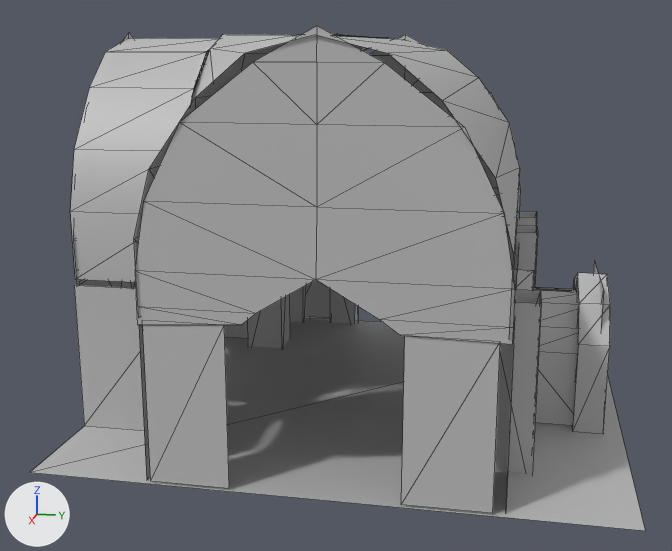
The FBX model RogueLike/Assets/Environment/Rooms/Hallways/Collisions/C_Hallway_TSection_1.fbx as it was, and as the next commit left it.
Both versions are drawn from a 50 mm lens placed at (21.93, 3.54, 8.42), pointed at (0.18, -0.81, 2.98). Lighting does not change. The marker at lower left points along +X, +Y and +Z. Mesh edges are drawn as thin lines. Where no turn or scale is listed for an object, it has been applied to the vertices.

Names of what the first picture shows: 'C_Hallway_TSection_1'.
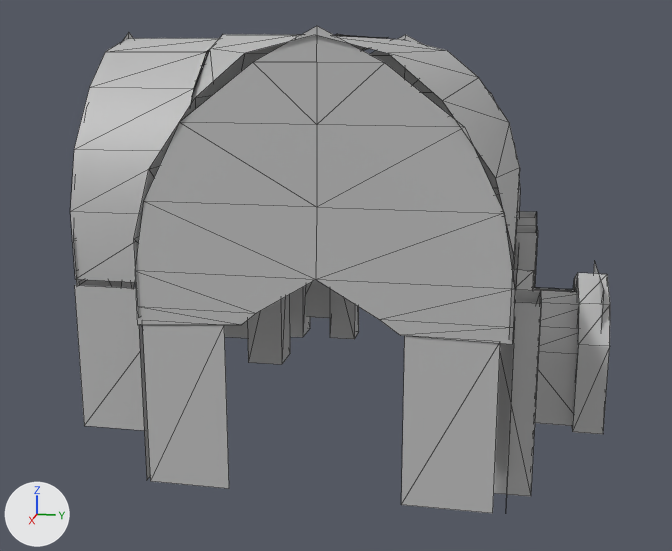
Boxes (x1, y1, x2, y2) around the edits, measured in the pictures (672 x 551 px):
'C_Hallway_TSection_1', reshaped (12% narrower)
    before: (30, 26, 645, 531)
    after: (70, 26, 610, 513)
part 1 of me_mesh, deleted
    before: (30, 318, 645, 531)

Diff of the bpy script that builds the scene:
```diff
--- a/RogueLike/Assets/Environment/Rooms/Hallways/Collisions/C_Hallway_TSection_1.fbx.py
+++ b/RogueLike/Assets/Environment/Rooms/Hallways/Collisions/C_Hallway_TSection_1.fbx.py
@@ me_mesh @@
 me_mesh.from_pydata(...)  # 401 vertices, 438 faces; spans x -6.5..6.03, y -6.39..6.0, z -0.5..8.76
 # used by ob_c_hallway_tsection_1; location = (0.0, 0.0, 0.0)
+# me_mesh part 1: the loose piece of 4 vertices spanning x -6.0..6.0, y -6.0..6.0, z 0.0 is deleted
 me_mesh.materials.append(mat_lambert111)
```
